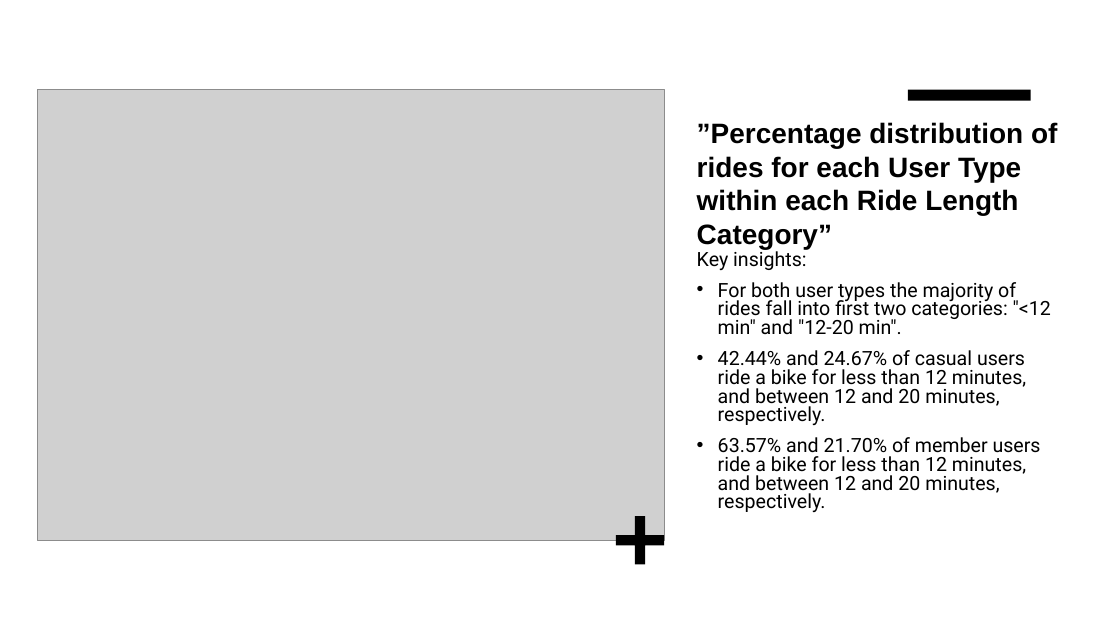
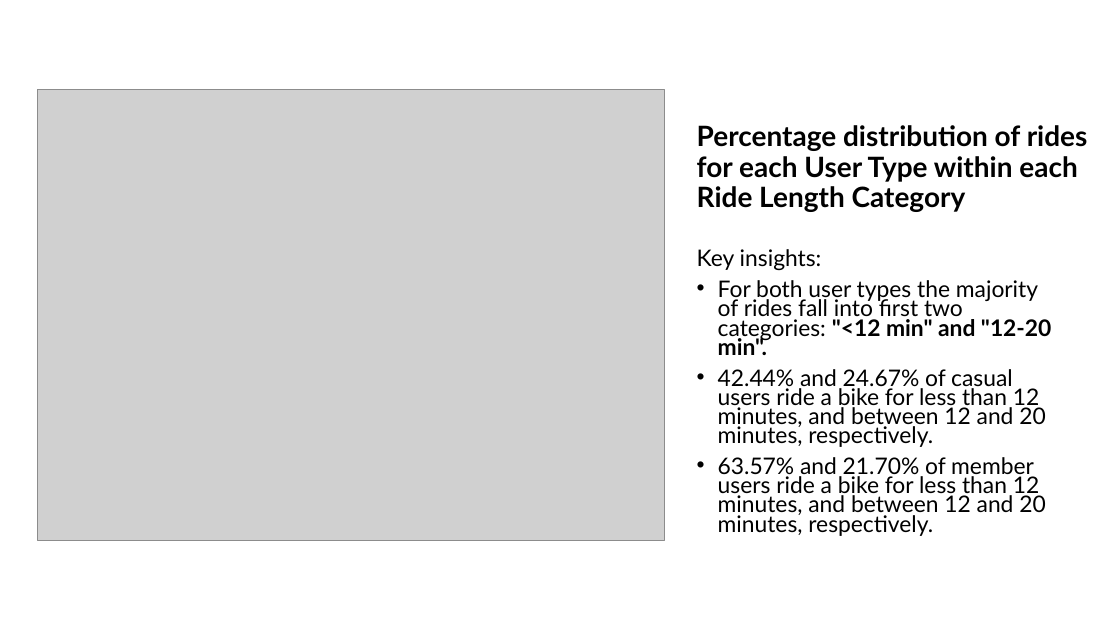
Before and after one commit to aruzhanKar/-Cyclistic-bike-share-analysis-case-study-, a slide deck: slide 4 of Cyclistic visualizations .pptx. Drawn at 1120x630 pixels with LibreOffice and Linux fonts; fonts in the diff are those of the drawing; grey boxes stand for pictures. Boxes give left, top, right and bottom in pixels: in the first picture for what was removed or moved away, otherwise in the second. Text is boxed around its words. In the diff, an @@ line names an element or a change of style, - is before the commit and + after.

```diff
--- a/Cyclistic visualizations .pptx
+++ b/Cyclistic visualizations .pptx
@@ rectangle removed at (0,0,1120,630) @@
@@ title "Percentage distribution of rides for ..." at (697,125,1088,212): vertical alignment top to middle @@
@@ rectangle removed at (566,101,1078,630) @@
@@ rectangle removed at (908,90,1031,101) @@
@@ title at (697,125,1088,212): text changed; font Arial to Lato @@
-”Percentage distribution of rides for each User Type within each Ride Length Category”
+Percentage distribution of rides for each User Type within each Ride Length Category
@@ text "Key insights:" at (697,249,1051,536): size 16.8 to 19.6 pt, font Roboto to Lato; bold on in ""<12 min" and "12-20 min"."; line spacing 0.8 to 0.7 @@
@@ plus removed at (616,516,664,564) @@
```
Also in this commit, not shown: 14 other slides changed.
